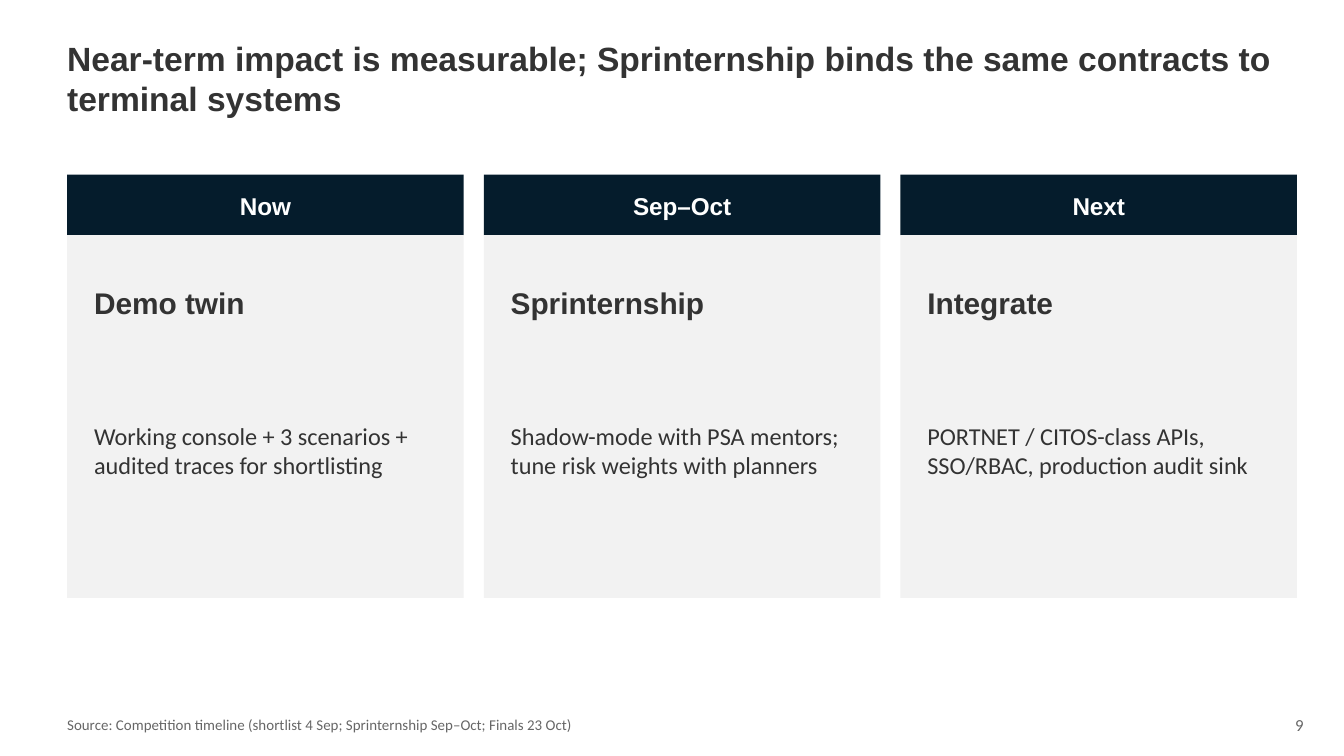
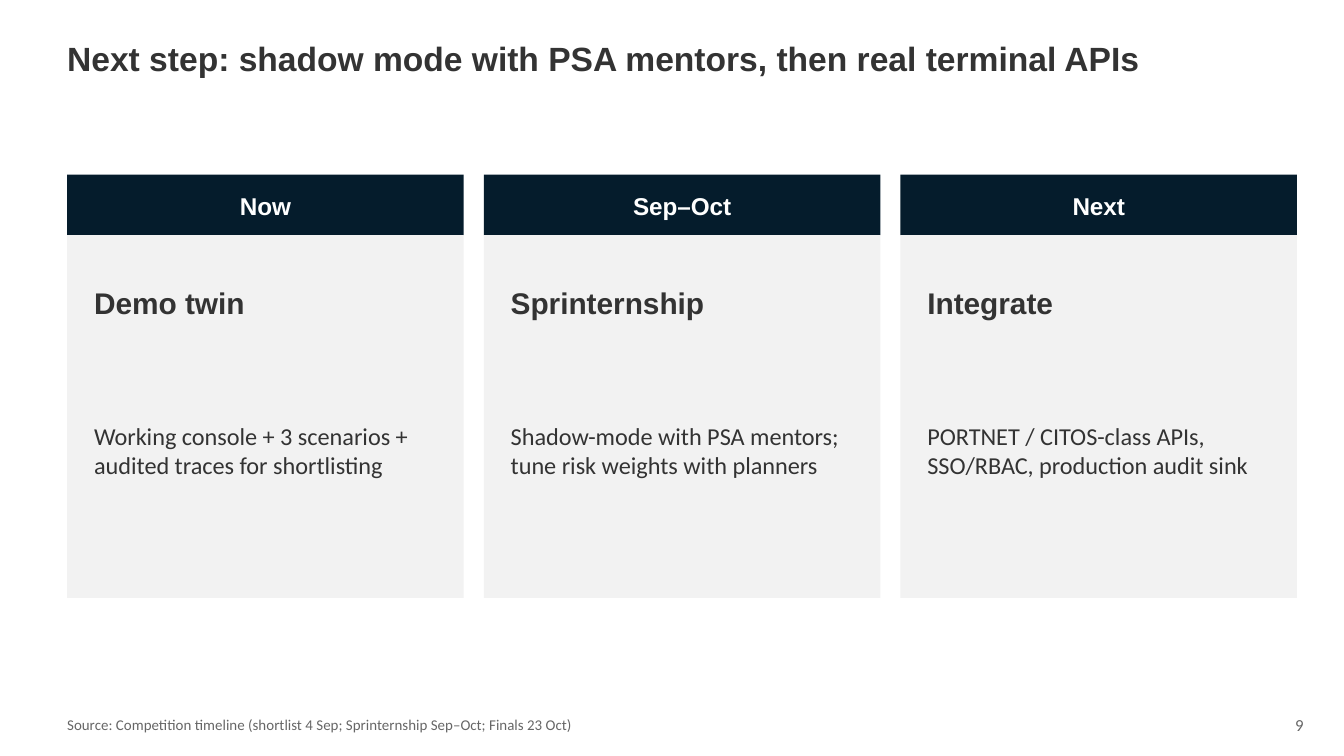
Before and after one commit to piyaphat38030/psa-relay, a slide deck: slide 9 of deliverables/RELAY_Presentation.pptx. Drawn at 1344x756 pixels with LibreOffice and Linux fonts; fonts in the diff are those of the drawing. Boxes give left, top, right and bottom in pixels: in the first picture for what was removed or moved away, otherwise in the second. Text is boxed around its words. In the diff, an @@ line names an element or a change of style, - is before the commit and + after.

```diff
--- a/deliverables/RELAY_Presentation.pptx
+++ b/deliverables/RELAY_Presentation.pptx
@@ text at (67, 46, 1139, 77): text changed @@
-Near-term impact is measurable; Sprinternship binds the same contracts to terminal systems
+Next step: shadow mode with PSA mentors, then real terminal APIs
```
Also in this commit, not shown: 13 other slides changed, 2 other files.
